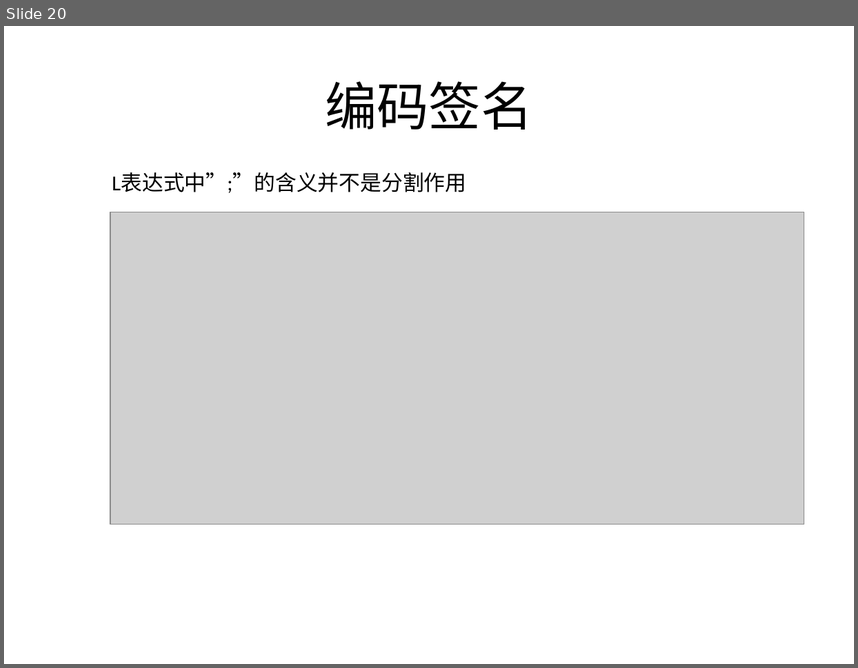
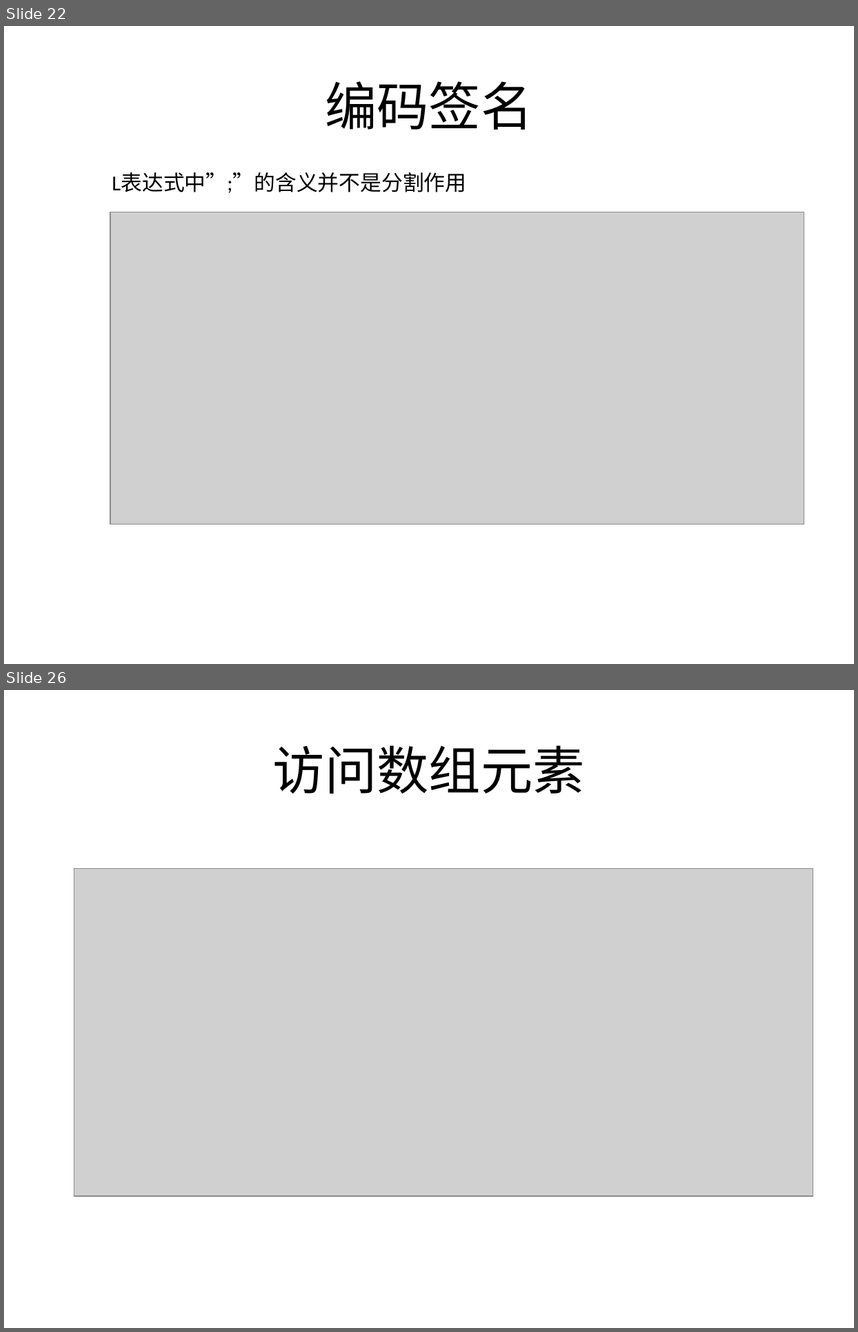
Before and after one commit to lovehzh/JNI-Study, a slide deck: JNI技术.pptx. Shown one above the other, each under a label of ours: slide 20 before the commit, slides 22 and 26 after it; the slides between them are not shown. The pictures are 858x668 and 858x1332 pixels, drawn with LibreOffice and Linux fonts; fonts in the diff are those of the drawing; grey boxes stand for pictures; background and template pictures are left out. Boxes give left, top, right and bottom in pixels: in the first picture for what was removed or moved away, otherwise in the second. Text is boxed around its words. In the diff, an @@ line names an element or a change of style, - is before the commit and + after.

```diff
--- a/JNI技术.pptx
+++ b/JNI技术.pptx
@@ slide 26 added at (4, 690, 854, 1328), background picture (left out) @@
@@ title added at (273, 745, 585, 793), 44 pt, text #000000 @@
+访问数组元素
@@ picture added at (74, 869, 813, 1196) @@
@@ what was slide 20 is now slide 22 @@
```
Also in this commit, not shown: 6 other slides added.
